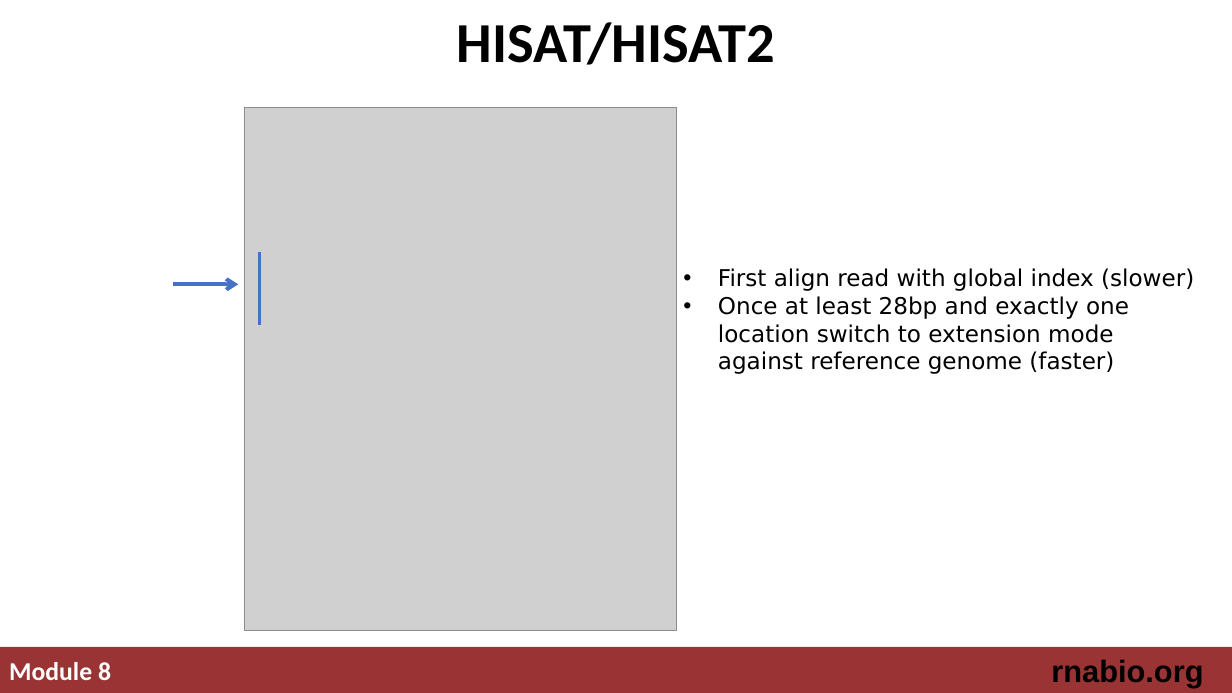
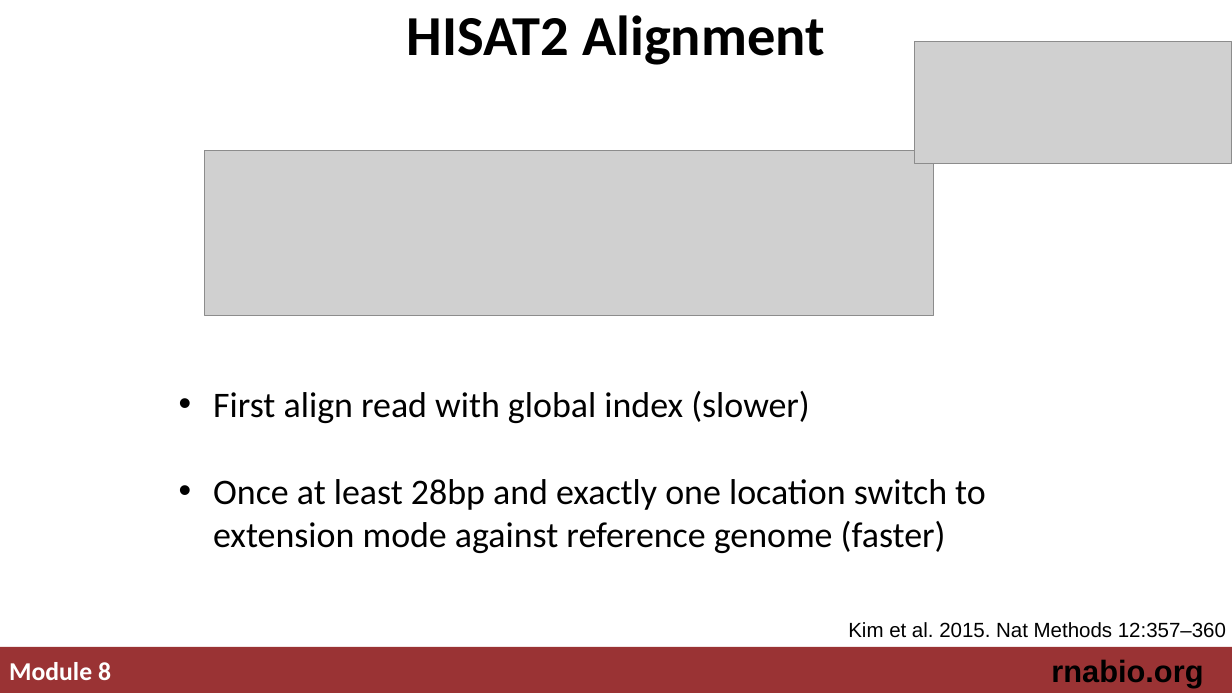
Before and after one commit to griffithlab/rnabio.org, a slide deck: slide 11 of assets/lectures/cbw-cshl/2019/mini/RNASeq_MiniLecture_08_01_Alignment.pptx (slide 13 before the commit). Drawn at 1232x693 pixels with LibreOffice and Linux fonts; fonts in the diff are those of the drawing; grey boxes stand for pictures. Boxes give left, top, right and bottom in pixels: in the first picture for what was removed or moved away, otherwise in the second. Text is boxed around its words. In the diff, an @@ line names an element or a change of style, - is before the commit and + after.

Commit message:
updating alignment slides

```diff
--- a/assets/lectures/cbw-cshl/2019/mini/RNASeq_MiniLecture_08_01_Alignment.pptx
+++ b/assets/lectures/cbw-cshl/2019/mini/RNASeq_MiniLecture_08_01_Alignment.pptx
@@ title at box(407, 15, 825, 65): text changed @@
-HISAT/HISAT2
+HISAT2 Alignment
@@ picture added at box(915, 42, 1232, 164) @@
@@ picture: place and size @@
-picture at box(245, 107, 677, 630)
+picture at box(205, 151, 934, 316)
@@ line removed from (260, 252) to (260, 324) @@
@@ arrow removed from (173, 285) to (238, 285) @@
@@ text "First align read with global ...": place and size @@
-text "First align read with global ..." at box(718, 268, 1194, 374)
+text "First align read with global ..." at box(213, 391, 986, 553)
@@ text "First align read with global ..." at box(213, 391, 986, 553): size 18 to 28 pt, font DejaVu Sans to Calibri @@
@@ text added at box(848, 622, 1226, 638), 16 pt, text #000000 @@
+Kim et al. 2015. Nat Methods 12:357–360
```
Also in this commit, not shown: 7 other slides changed, 1 slide added, 3 slides removed, 2 other files.
